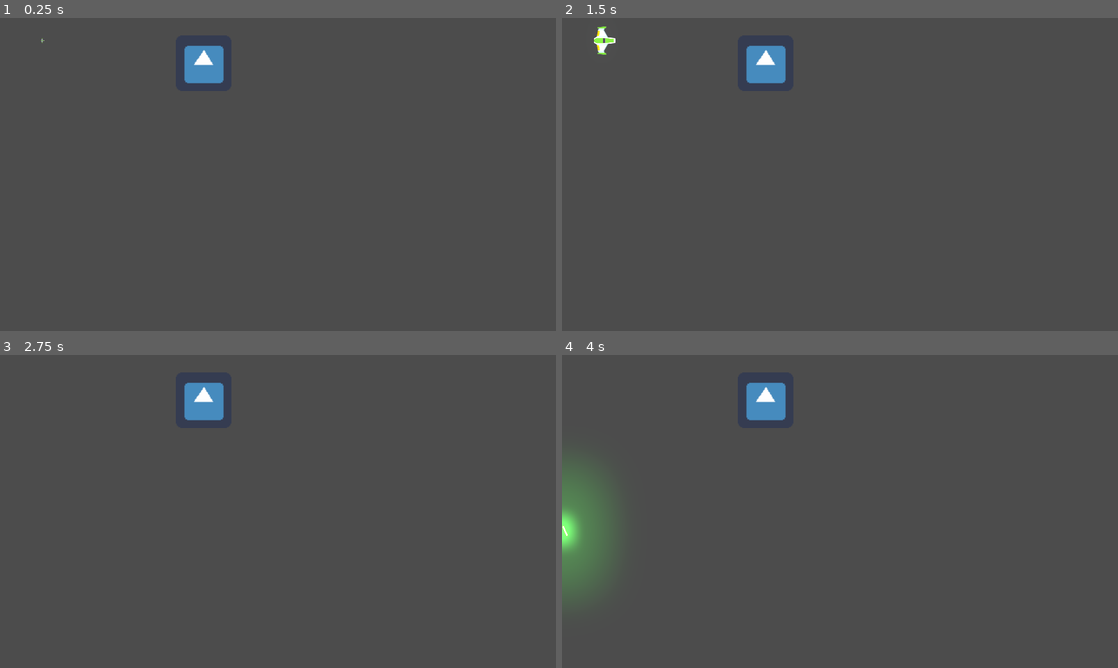
Above: before the commit, frames 1-4 (two rows, left to right).
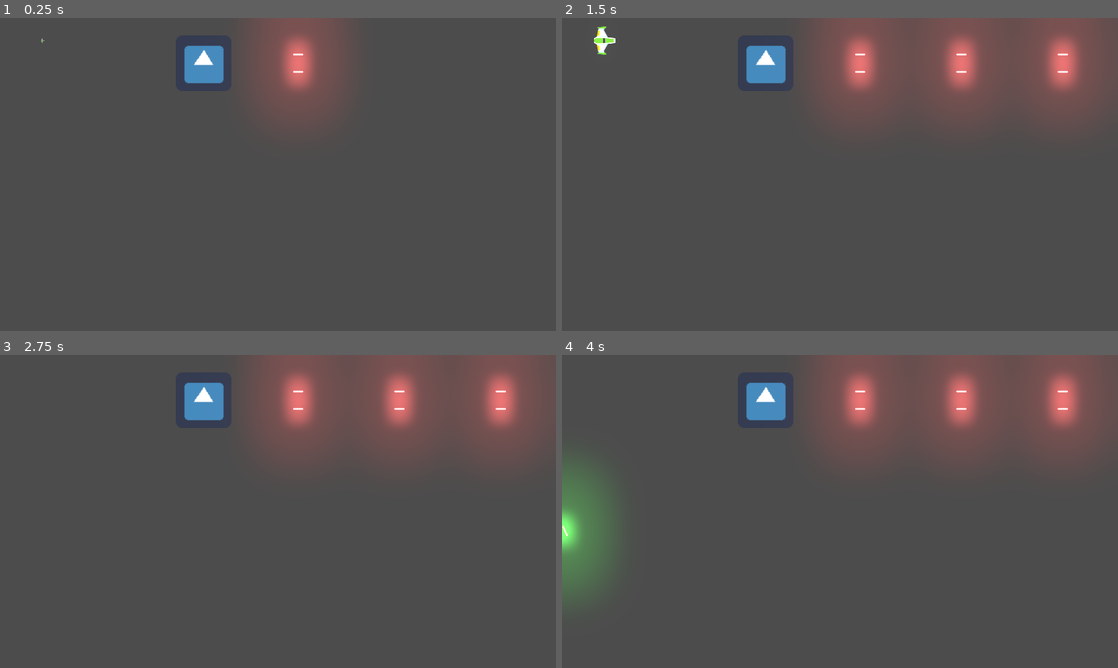
Above: after the commit, the same moments.

Repository: Dihue/Meteoritos
Game: Godot game, scene res://Juego/Niveles/NivelTest.tscn
Two runs of this game, one before a commit and one after it. Both use one fixed random seed, a clock stepped at 60 frames per second and the inputs below. The engine's default icon, where the game draws it, is replaced by a stand-in: a white triangle on a blue panel in a dark square.
Inputs:
- Up to frame 1 (0.25 s): no input
- Up to frame 2 (1.5 s): tap Enter (disparo_principal) at 0.5 s; hold W (mover_adelante) 0.53-1.28 s; hold Enter (disparo_principal) 0.53-1.28 s; hold S (mover_atras) from 1.28 s (still down); tap Backspace (disparo_secundario) at 1.35 s
- Up to frame 3 (2.75 s): release S (mover_atras) at 2.03 s; hold W (mover_adelante) from 2.03 s (still down); hold A (rotar_antihorario) from 2.03 s (still down)
- Up to frame 4 (4 s): tap Space at 2.75 s; release A (rotar_antihorario) at 2.78 s; tap D (rotar_horario) at 2.85 s; tap Enter (disparo_principal) at 3.5 s; release W (mover_adelante) at 3.53 s; hold S (mover_atras) from 3.53 s (still down); hold Enter (disparo_principal) from 3.53 s (still down)

The runs differ from the first frame. In frame 1, 4.8% of the frame differs, in the area x 45-62%, y 0-33%; in frame 2, 16%, in the area x 45-100%, y 0-33%; in frame 3, 16%; in frame 4, 16%.

Commit message:
Infligir y recibir daño
- Configuraciones en los proyectiles
- Dummy con cañón de pruebas

Diff:
--- /dev/null
+++ b/Juego/Enemigos/AreaColision.gd
@@ -0,0 +1,4 @@
+extends Node
+
+func recibir_danio(danio: float) -> void:
+	owner.recibir_danio(danio)
--- a/Juego/Enemigos/Dummy/EnemigoDummy.gd
+++ b/Juego/Enemigos/Dummy/EnemigoDummy.gd
@@ -1,4 +1,20 @@
 extends Node2D
+
+## VARIABLES
+var hitpoints:float = 10.0
+
+
+## METODOS
+func _process(delta: float) -> void:
+	$Canion.set_esta_disparando(true)
+
+
+## METODOS CUSTOM
+func recibir_danio(danio: float) -> void:
+	hitpoints -= danio
+
+	if hitpoints <= 0.0:
+		queue_free()
 
 
 ## SEÑALES
--- a/Juego/Enemigos/Dummy/EnemigoDummy.tscn
+++ b/Juego/Enemigos/Dummy/EnemigoDummy.tscn
@@ -1,7 +1,10 @@
-[gd_scene load_steps=4 format=2]
+[gd_scene load_steps=7 format=2]
 
 [ext_resource path="res://icon.png" type="Texture" id=1]
 [ext_resource path="res://Juego/Enemigos/Dummy/EnemigoDummy.gd" type="Script" id=2]
+[ext_resource path="res://Juego/Enemigos/AreaColision.gd" type="Script" id=3]
+[ext_resource path="res://Juego/Proyectiles/Canion.tscn" type="PackedScene" id=4]
+[ext_resource path="res://Juego/Proyectiles/Enemigo/ProyectilEnemigo.tscn" type="PackedScene" id=5]
 
 [sub_resource type="RectangleShape2D" id=1]
 extents = Vector2( 32, 32 )
@@ -12,6 +15,7 @@
 [node name="Area2D" type="Area2D" parent="."]
 collision_layer = 2
 collision_mask = 9
+script = ExtResource( 3 )
 
 [node name="CollisionShape2D" type="CollisionShape2D" parent="Area2D"]
 shape = SubResource( 1 )
@@ -19,4 +23,9 @@
 [node name="Sprite" type="Sprite" parent="."]
 texture = ExtResource( 1 )
 
+[node name="Canion" parent="." instance=ExtResource( 4 )]
+proyectil = ExtResource( 5 )
+
 [connection signal="body_entered" from="Area2D" to="." method="_on_Area2D_body_entered"]
+
+[editable path="Canion"]
--- a/Juego/Naves/Player/Player.gd
+++ b/Juego/Naves/Player/Player.gd
@@ -9,6 +9,7 @@
 export var potencia_motor:int = 20
 export var potencia_rotacion:int = 280
 export var estela_maxima:int = 120
+export var hitpoints:float = 15.0
 
 
 ## ATRIBUTOS ONREADY
@@ -18,6 +19,7 @@
 onready var estela_izquierda:Estela = $PuntoInicioIzquierda/Trail2D
 onready var estela_derecha:Estela = $PuntoInicioDerecha/Trail2D
 onready var motor_sfx:Motor = $MotorSFX
+onready var impacto_sfx:AudioStreamPlayer = $ImpactoSFX
 onready var colisionador:CollisionShape2D = $ColisionadorNave
 
 
@@ -143,6 +145,15 @@
 	return true
 
 
+func recibir_danio(danio: float) -> void:
+	hitpoints -= danio
+
+	if hitpoints <= 0.0:
+		destruir()
+
+	impacto_sfx.play()
+
+
 func destruir() -> void:
 	controlar_estados(ESTADO.MUERTO)
 
--- a/Juego/Naves/Player/Player.tscn
+++ b/Juego/Naves/Player/Player.tscn
@@ -8,6 +8,7 @@
 [ext_resource path="res://Juego/Proyectiles/Player/ProyectilPlayer.tscn" type="PackedScene" id=6]
 [ext_resource path="res://Juego/Naves/Player/Estela/Trail2D.tscn" type="PackedScene" id=7]
 [ext_resource path="res://Juego/Naves/Player/Motor/MotorSFX.tscn" type="PackedScene" id=8]
+[ext_resource path="res://Juego/Naves/Player/impacto_proyectil.ogg" type="AudioStream" id=9]
 
 [sub_resource type="CircleShape2D" id=1]
 radius = 37.0
@@ -114,6 +115,10 @@
 
 [node name="MotorSFX" parent="." instance=ExtResource( 8 )]
 
+[node name="ImpactoSFX" type="AudioStreamPlayer" parent="."]
+stream = ExtResource( 9 )
+volume_db = 10.0
+
 [node name="AnimationPlayer" type="AnimationPlayer" parent="."]
 autoplay = "spawn"
 anims/default = SubResource( 2 )
--- a/Juego/Proyectiles/Base/Proyectil.gd
+++ b/Juego/Proyectiles/Base/Proyectil.gd
@@ -12,6 +12,7 @@
 	position = pos
 	rotation = dir
 	velicidad = Vector2(vel, 0).rotated(dir)
+	danio = danio_p
 
 
 ## METODOS
@@ -20,6 +21,23 @@
 	position += velicidad * delta
 
 
-## SEÑALES
+## METODOS CUSTOM
+func daniar(otro_cuerpo: CollisionObject2D) -> void:
+	# Si tiene el metodo por el cual estamos preguntado
+	if otro_cuerpo.has_method("recibir_danio"):
+		otro_cuerpo.recibir_danio(danio)
+
+	queue_free()
+
+
+## SEÑALES INTERNAS
 func _on_VisibilityNotifier2D_screen_exited() -> void:
 	queue_free()
+
+
+func _on_area_entered(area: Area2D) -> void:
+	daniar(area)
+
+
+func _on_body_entered(body: Node) -> void:
+	daniar(body)
--- a/Juego/Proyectiles/Base/Proyectil.tscn
+++ b/Juego/Proyectiles/Base/Proyectil.tscn
@@ -27,4 +27,6 @@
 position = Vector2( 0, 2.38419e-07 )
 scale = Vector2( 2.66667, 0.4 )
 
+[connection signal="area_entered" from="." to="." method="_on_area_entered"]
+[connection signal="body_entered" from="." to="." method="_on_body_entered"]
 [connection signal="screen_exited" from="VisibilityNotifier2D" to="." method="_on_VisibilityNotifier2D_screen_exited"]
--- a/Juego/Proyectiles/Laser/LaserBeam2D.gd
+++ b/Juego/Proyectiles/Laser/LaserBeam2D.gd
@@ -15,6 +15,7 @@
 # It plays appearing and disappearing animations when it's not animating.
 # See `appear()` and `disappear()` for more information.
 var is_casting := false setget set_is_casting
+var radio_danio:float = 10.0
 
 onready var fill := $FillLine2D
 onready var tween := $Tween
@@ -33,7 +34,7 @@
 
 func _physics_process(delta: float) -> void:
 	cast_to = (cast_to + Vector2.RIGHT * cast_speed * delta).limit_length(max_length)
-	cast_beam()
+	cast_beam(delta)
 
 
 func set_is_casting(cast: bool) -> void:
@@ -61,7 +62,7 @@
 
 # Controls the emission of particles and extends the Line2D to `cast_to` or the ray's
 # collision point, whichever is closest.
-func cast_beam() -> void:
+func cast_beam(delta: float) -> void:
 	var cast_point := cast_to
 
 	force_raycast_update()
@@ -71,6 +72,8 @@
 		cast_point = to_local(get_collision_point())
 		collision_particles.global_rotation = get_collision_normal().angle()
 		collision_particles.position = cast_point
+		if get_collider().has_method("recibir_danio"):
+			get_collider().recibir_danio(radio_danio * delta)
 
 	fill.points[1] = cast_point
 	beam_particles.position = cast_point * 0.5
--- a/Juego/Proyectiles/Laser/LaserBeam2D.tscn
+++ b/Juego/Proyectiles/Laser/LaserBeam2D.tscn
@@ -65,6 +65,8 @@
 z_as_relative = false
 enabled = true
 cast_to = Vector2( 0, 0 )
+collision_mask = 22
+collide_with_areas = true
 script = ExtResource( 1 )
 
 [node name="FillLine2D" type="Line2D" parent="."]
Not shown: 1 places in Juego/Naves/Player/Player.tscn that only renumber resources
Not shown, added: Juego/Naves/Player/impacto_proyectil.ogg.import
Not shown: 1 places in Juego/Niveles/NivelTest.tscn that only renumber resources
Not shown, added: Juego/Naves/Player/impacto_proyectil.ogg
